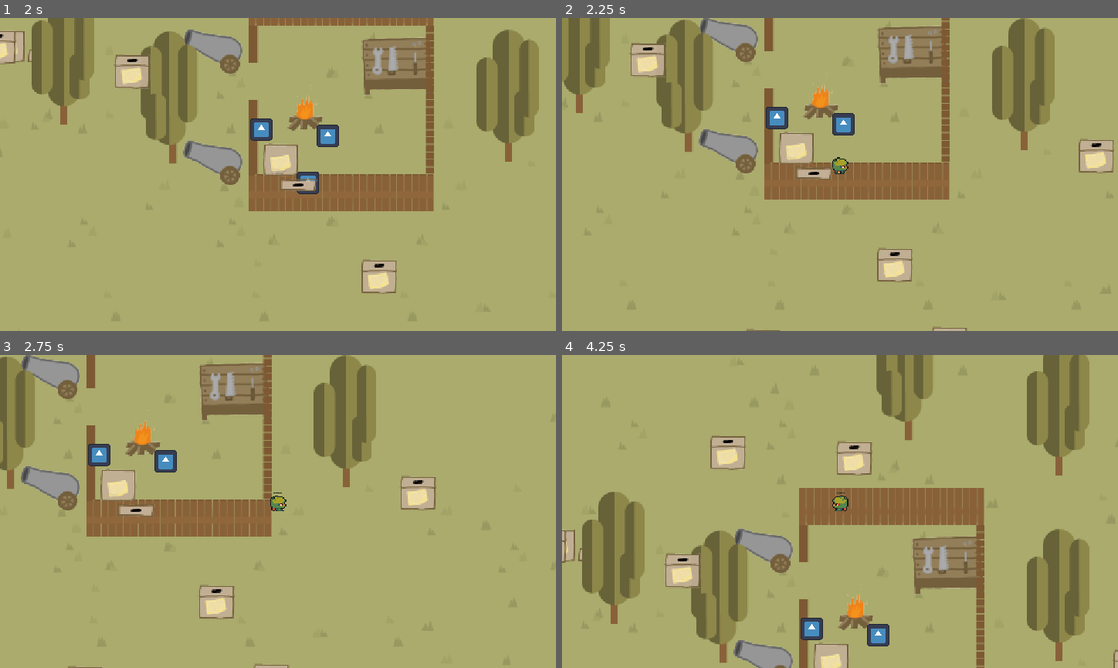
Above: before the commit, frames 1-4 (two rows, left to right).
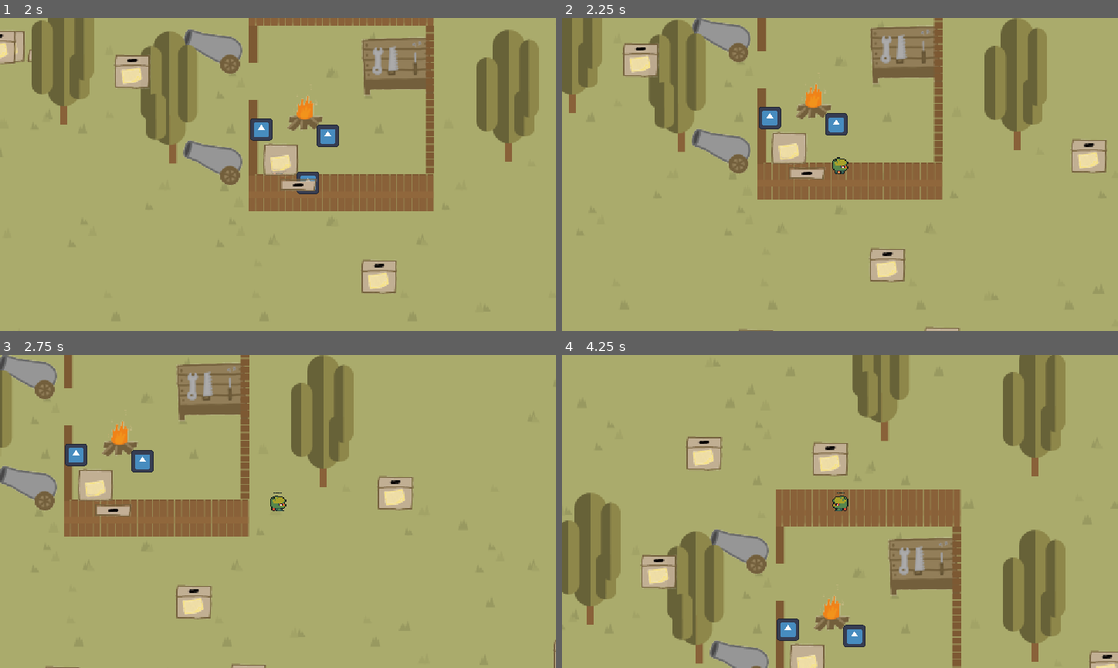
Above: after the commit, the same moments.

Repository: VoidSalamander/Godot_tutorial
Game: Godot game, scene res://world.tscn
Same seed, same stepped clock (60 frames per second), same inputs: the game is played once before the commit and once after it. The engine's default icon, where the game draws it, is replaced by a stand-in: a white triangle on a blue panel in a dark square.
Inputs:
- Up to frame 1 (2 s): tap Enter at 0.5 s; hold Right (ui_right) 0.53-1.28 s; hold Down (ui_down) from 1.28 s (still down)
- Up to frame 2 (2.25 s): release Down (ui_down) at 2.03 s; hold Right (ui_right) from 2.03 s (still down)
- Up to frame 3 (2.75 s): keep holding Right (ui_right)
- Up to frame 4 (4.25 s): release Right (ui_right) at 2.78 s; hold Up (ui_up) 2.78-3.53 s; hold Left (ui_left) from 3.53 s (still down)

Frame 1 is identical in both runs. In frame 2, 14% of the frame differs, in the area x 0-100%, y 0-100%; in frame 3, 16%; in frame 4, 29%.
Error before the commit: Parse Error: Expected statement, found "Indent" instead. (res://player/buff.gd:11)

Commit message:
fix bug
now crate drop is eatable and can buff player speed

Diff:
--- a/player/buff.gd
+++ b/player/buff.gd
@@ -7,8 +7,11 @@
 
 
 # Called every frame. 'delta' is the elapsed time since the previous frame.
-#
-		$player.speed -= 0.3
+func _process(delta):
+	if get_parent().speed > 200:
+		get_parent().speed -= 0.3
+	elif get_parent().speed < 200:
+		get_parent().speed = 200
 
-#func effect_speedup():
-	$player.speed += 50
+func effect_speedup():
+	get_parent().speed += 50
--- a/things/item/item.gd
+++ b/things/item/item.gd
@@ -16,4 +16,5 @@
 
 func _on_body_entered(body):
 	if body.is_in_group("player"):
+		body.get_node("buff").effect_speedup()
 		queue_free()
